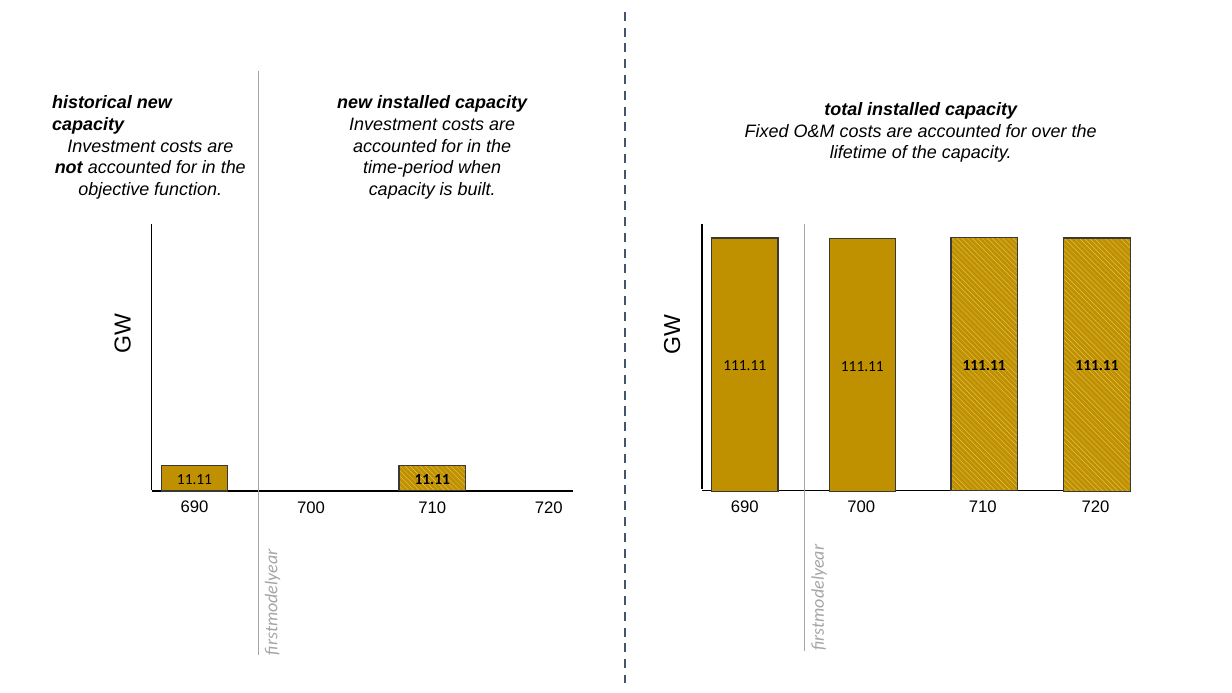
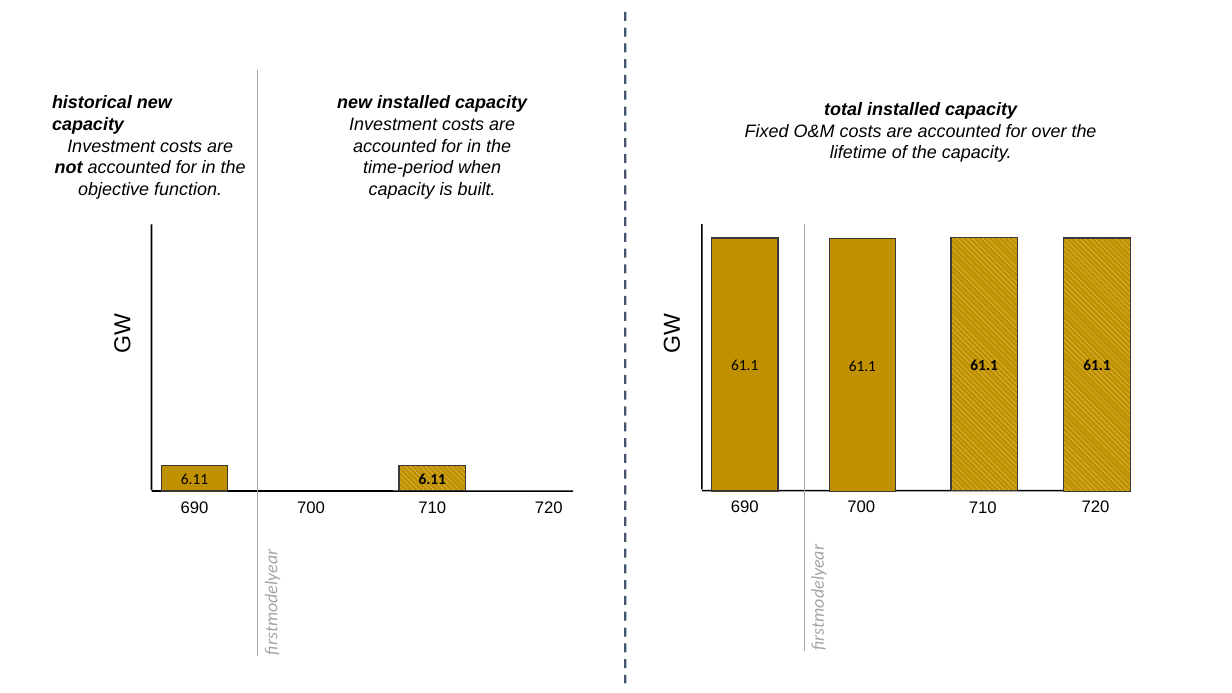
Before and after one commit to iiasa/message_ix, a slide deck: slide 1 of tutorial/westeros/_static/historical_new_capacity_and_total_installed_capacity.pptx. Drawn at 1232x693 pixels with LibreOffice and Linux fonts; fonts in the diff are those of the drawing. Boxes give left, top, right and bottom in pixels: in the first picture for what was removed or moved away, otherwise in the second. Text is boxed around its words. In the diff, an @@ line names an element or a change of style, - is before the commit and + after.

```diff
--- a/tutorial/westeros/_static/historical_new_capacity_and_total_installed_capacity.pptx
+++ b/tutorial/westeros/_static/historical_new_capacity_and_total_installed_capacity.pptx
@@ text "historical new capacity" rewrapped from bbox=[52, 95, 246, 195] to bbox=[52, 95, 246, 199] @@
@@ text in rectangle at bbox=[731, 359, 758, 370]: text changed @@
-111.11
+61.1
@@ text in rectangle at bbox=[970, 356, 997, 374]: text changed @@
-111.11
+61.1
@@ text in rectangle at bbox=[1083, 357, 1110, 375]: text changed @@
-111.11
+61.1
@@ text in rectangle at bbox=[849, 360, 876, 371]: text changed @@
-111.11
+61.1
@@ text in rectangle at bbox=[181, 473, 208, 484]: text changed @@
-11.11
+6.11
@@ text in rectangle at bbox=[419, 470, 446, 488]: text changed @@
-11.11
+6.11
```
Also in this commit, not shown: 2 other files.
